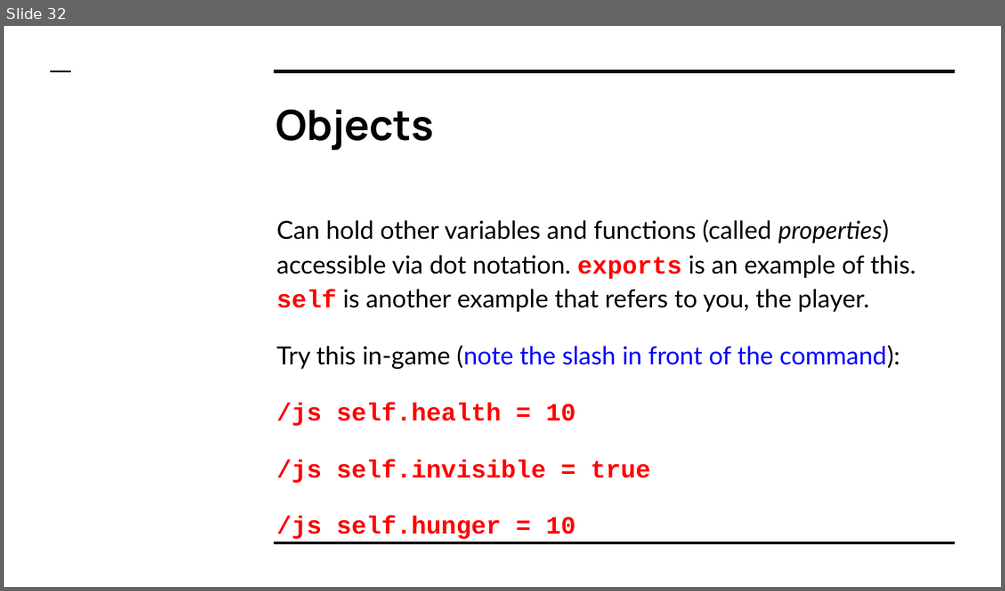
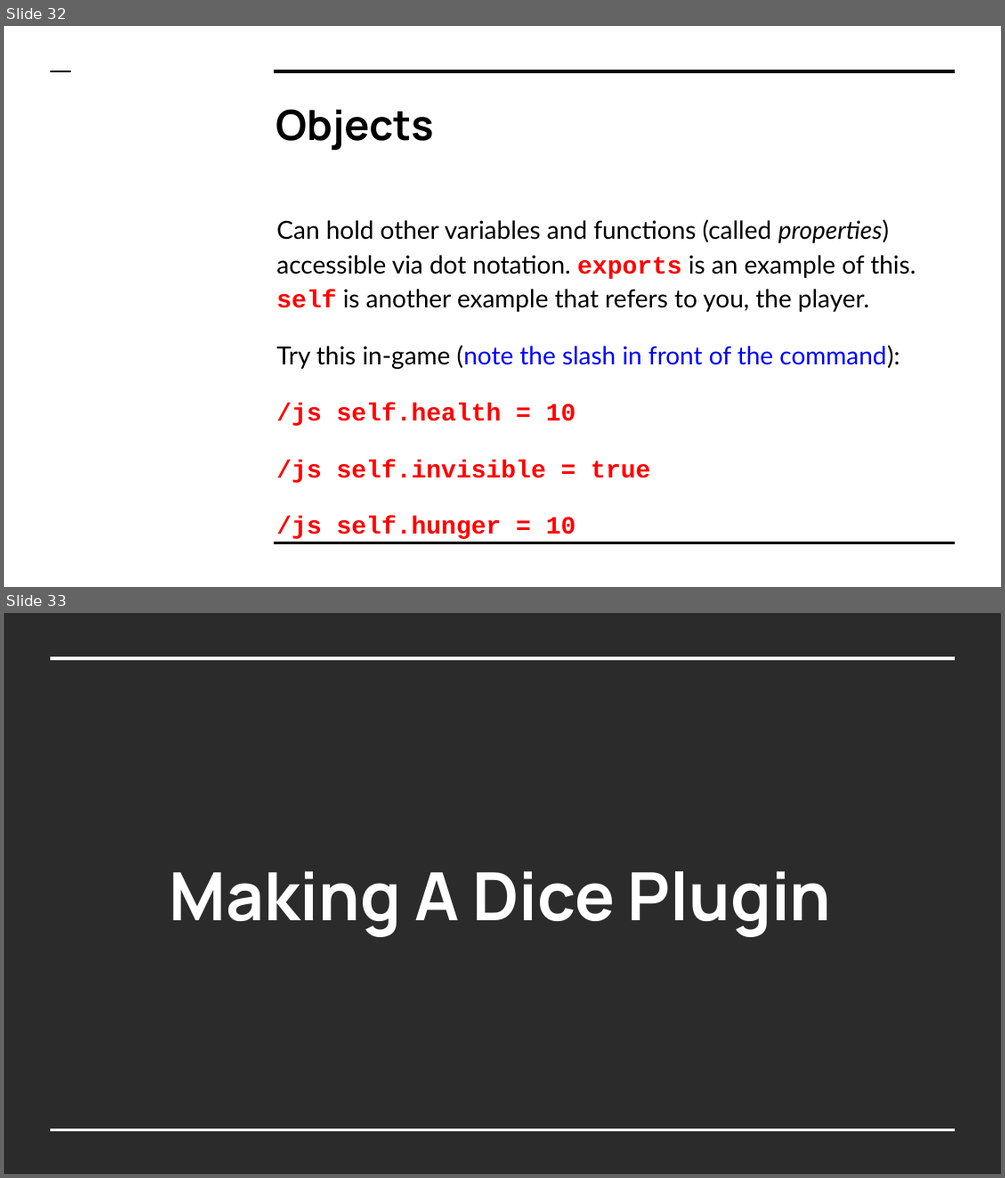
Before and after one commit to LetsCodeBlacksburg/ScriptCraft, a slide deck: slides/ScriptCraft- Day 01 (Getting Started).pptx. Shown one above the other, each under a label of ours: slide 32 before the commit, slides 32 and 33 after it. The pictures are 1005x591 and 1005x1178 pixels, drawn with LibreOffice and Linux fonts; fonts in the diff are those of the drawing; background and template pictures are left out; a plain dark background stands for a picture behind light text. Boxes give left, top, right and bottom in pixels: in the first picture for what was removed or moved away, otherwise in the second. Text is boxed around its words. In the diff, an @@ line names an element or a change of style, - is before the commit and + after.

```diff
--- a/slides/ScriptCraft- Day 01 (Getting Started).pptx
+++ b/slides/ScriptCraft- Day 01 (Getting Started).pptx
@@ slide 33 added at (4, 613, 1001, 1174), background picture (left out) @@
@@ line added from (51, 657) to (955, 657), #FFFFFF 3 pt @@
@@ title added at (170, 871, 832, 937), 48 pt, text #FFFFFF, bold @@
+Making A Dice Plugin
@@ line added from (51, 1129) to (955, 1129), #FFFFFF 1.5 pt @@
```
Also in this commit, not shown: 16 other slides added, 1 other file.
